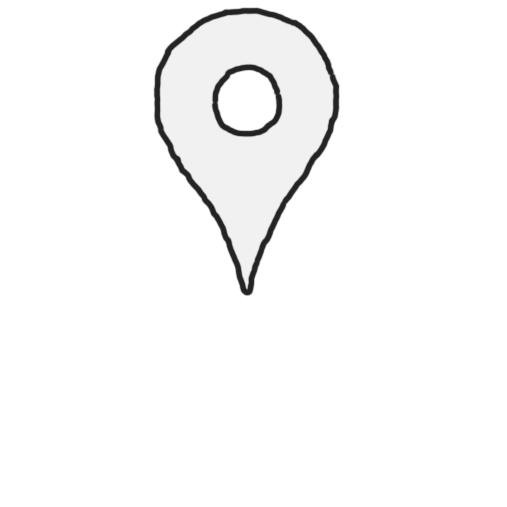
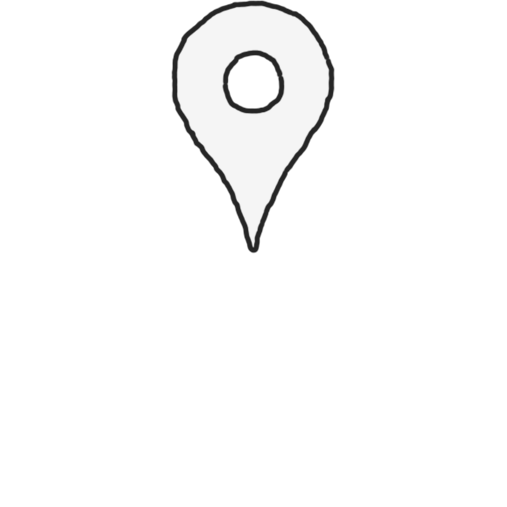
The second (507, 507) image is a revision of the first. Changes to its layers:
renamed "Layer 1" to "Gray_outlilne", opacity 86% → 85%, painted on it over 153, 0, 340, 297
renamed "Layer 0" to "Gray_fill", opacity 51% → 39%, painted on it over 158, 3, 335, 292
